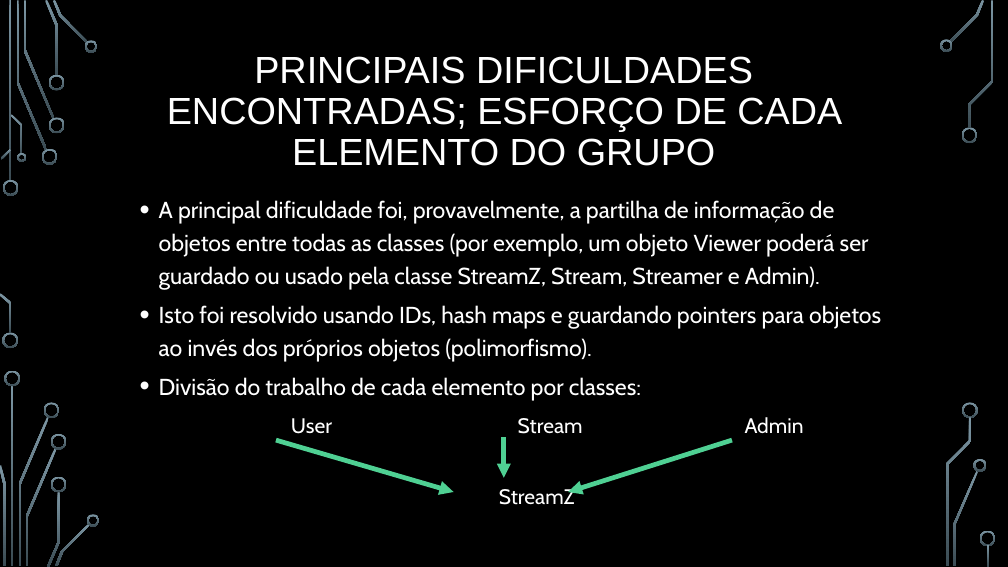
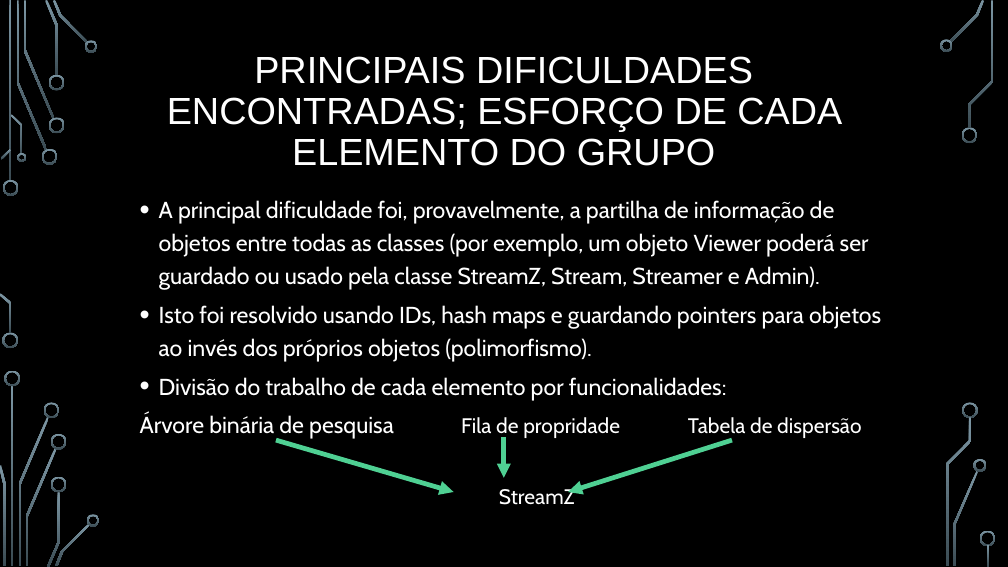
Before and after one commit to BrunoRosendo/StreamZ-AEDA-proj-, a slide deck: slide 12 of Parte 2.pptx. Drawn at 1008x567 pixels with LibreOffice and Linux fonts; fonts in the diff are those of the drawing; background and template pictures are left out. Boxes give left, top, right and bottom in pixels: in the first picture for what was removed or moved away, otherwise in the second. Text is boxed around its words. In the diff, an @@ line names an element or a change of style, - is before the commit and + after.

```diff
--- a/Parte 2.pptx
+++ b/Parte 2.pptx
@@ text at <box>140,377,861,439</box>: text changed @@
-  • Divisão do trabalho de cada elemento por classes:
-  User Stream Admin
+  • Divisão do trabalho de cada elemento por funcionalidades:
+  Árvore binária de pesquisa Fila de propridade Tabela de dispersão
```
Also in this commit, not shown: 1 other slide changed.
